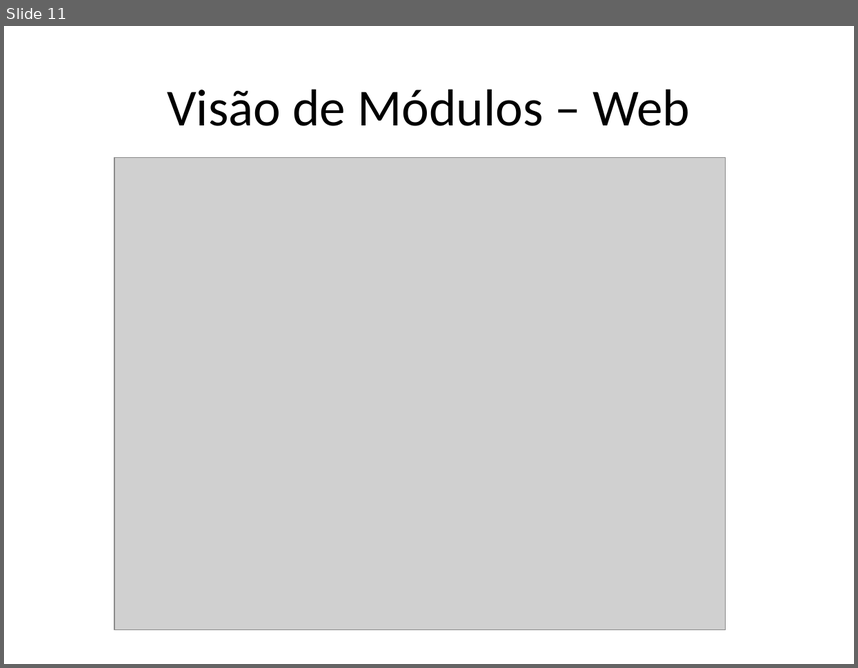
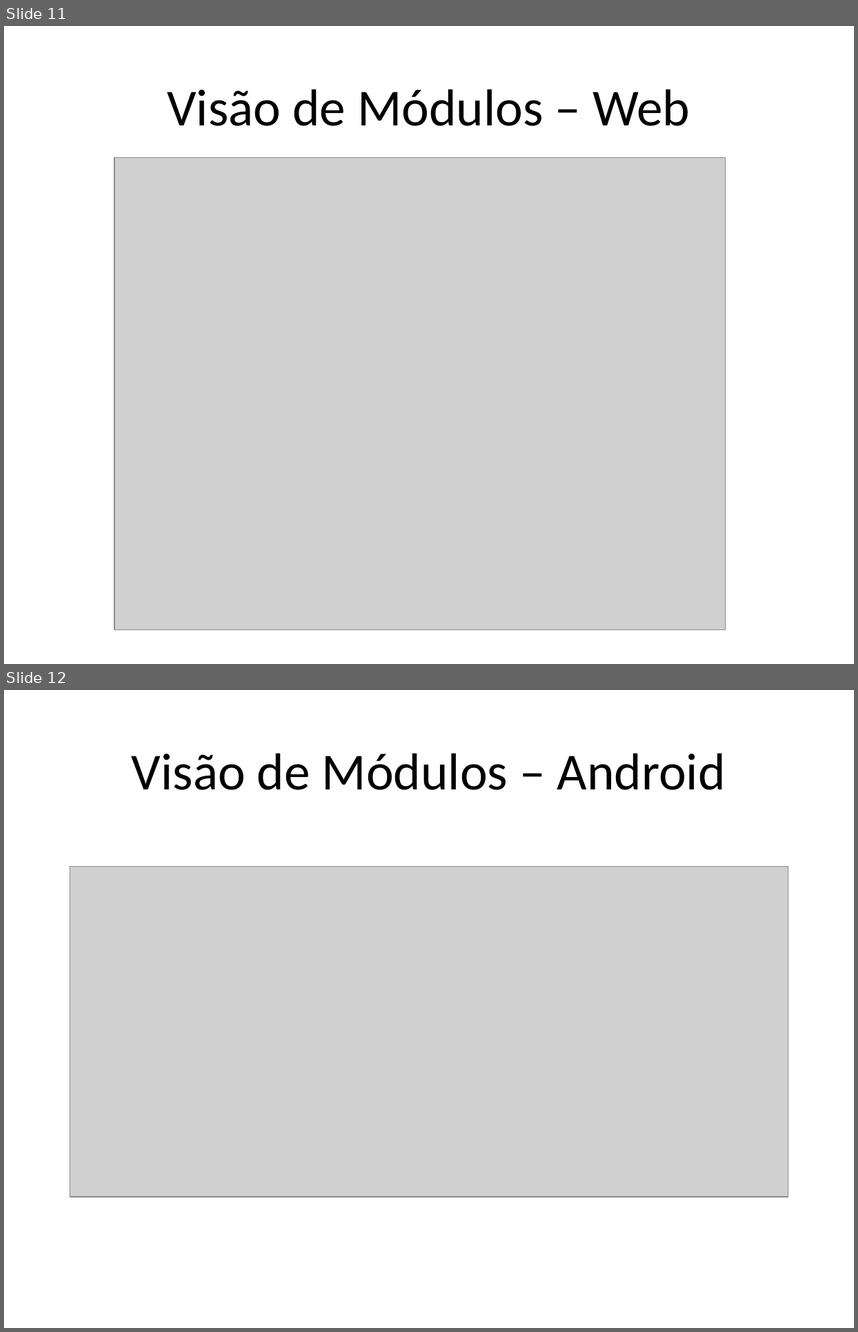
Before and after one commit to AjudeMais/ajudeMais-Projeto, a slide deck: Sistema/001-Análise e Projeto/ARQ-Documento de Arquitetura.pptx. Shown one above the other, each under a label of ours: slide 11 before the commit, slides 11 and 12 after it. The pictures are 858x668 and 858x1332 pixels, drawn with LibreOffice and Linux fonts; fonts in the diff are those of the drawing; grey boxes stand for pictures. Boxes give left, top, right and bottom in pixels: in the first picture for what was removed or moved away, otherwise in the second. Text is boxed around its words. In the diff, an @@ line names an element or a change of style, - is before the commit and + after.

```diff
--- a/Sistema/001-Análise e Projeto/ARQ-Documento de Arquitetura.pptx
+++ b/Sistema/001-Análise e Projeto/ARQ-Documento de Arquitetura.pptx
@@ slide 12 added at (x1=4, y1=690, x2=854, y2=1328), background #FFFFFF @@
@@ text added at (x1=132, y1=753, x2=726, y2=790), 44 pt, text #000000 @@
+Visão de Módulos – Android
@@ picture added at (x1=70, y1=866, x2=788, y2=1196) @@
```
Also in this commit, not shown: 2 slides changed.
